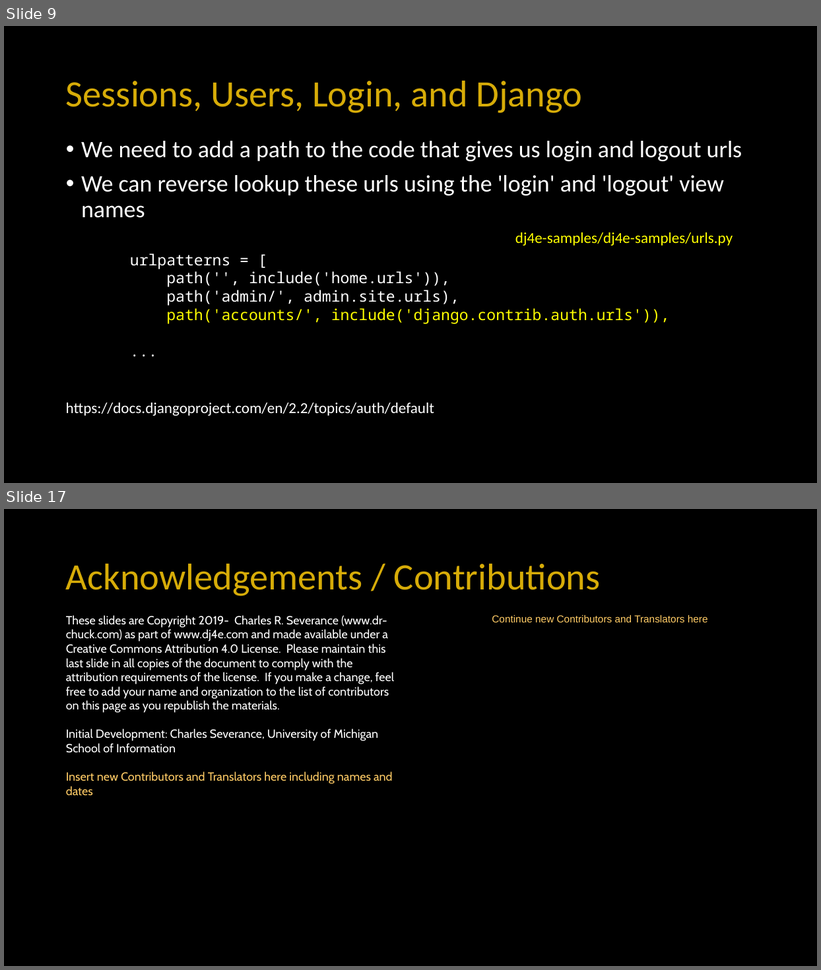
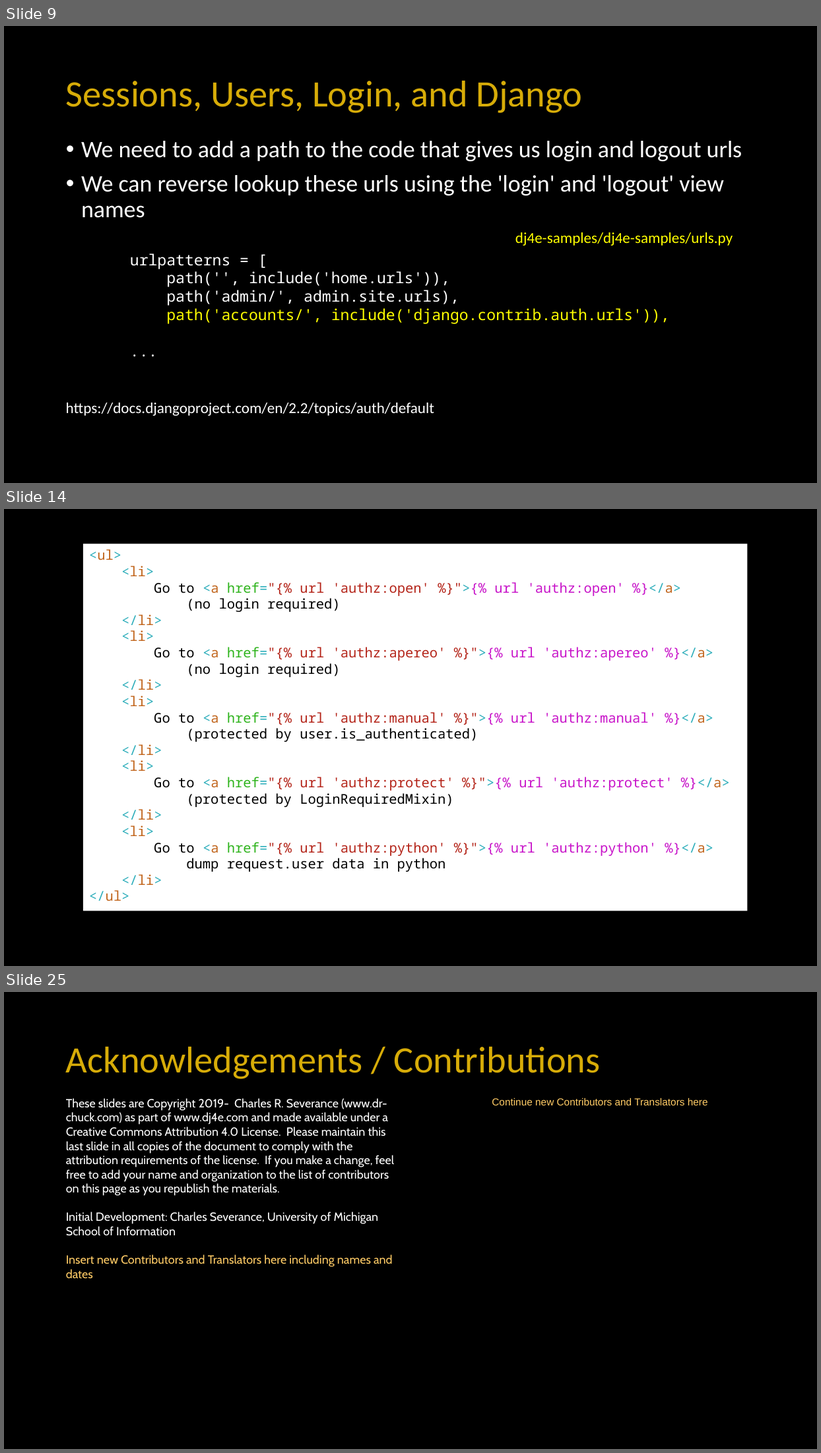
Before and after one commit to csev/dj4e, a slide deck: lectures/DJ-08-Login.pptx. Shown one above the other, each under a label of ours: slides 9 and 17 before the commit, slides 9, 14 and 25 after it; the slides between them are not shown. The pictures are 821x970 and 821x1453 pixels, drawn with LibreOffice and Linux fonts; fonts in the diff are those of the drawing. Boxes give left, top, right and bottom in pixels: in the first picture for what was removed or moved away, otherwise in the second. Text is boxed around its words. In the diff, an @@ line names an element or a change of style, - is before the commit and + after.

Commit message:
MVP Login lecture

```diff
--- a/lectures/DJ-08-Login.pptx
+++ b/lectures/DJ-08-Login.pptx
@@ slide 14 added at (x1=4, y1=509, x2=817, y2=966), background #000000 @@
@@ rectangle added at (x1=83, y1=544, x2=748, y2=911), fill #FFFFFF, 16 pt, text #000000 @@
+<ul>
+<li>
+Go to <a href="{% url 'authz:open' %}">{% url 'authz:open' %}</a>
+(no login required)
+</li>
+<li>
+Go to <a href="{% url 'authz:apereo' %}">{% url 'authz:apereo' %}</a>
+(no login required)
+</li>
+<li>
+Go to <a href="{% url 'authz:manual' %}">{% url 'authz:manual' %}</a>
+(protected by user.is_authenticated)
+</li>
+<li>
+Go to <a href="{% url 'authz:protect' %}">{% url 'authz:protect' %}</a>
+(protected by LoginRequiredMixin)
+</li>
+<li>
+Go to <a href="{% url 'authz:python' %}">{% url 'authz:python' %}</a>
+dump request.user data in python
+</li>
+</ul>
@@ what was slide 17 is now slide 25 @@
```
Also in this commit, not shown: 6 slides changed, 9 other slides added, 2 slides removed, 2 other files.
